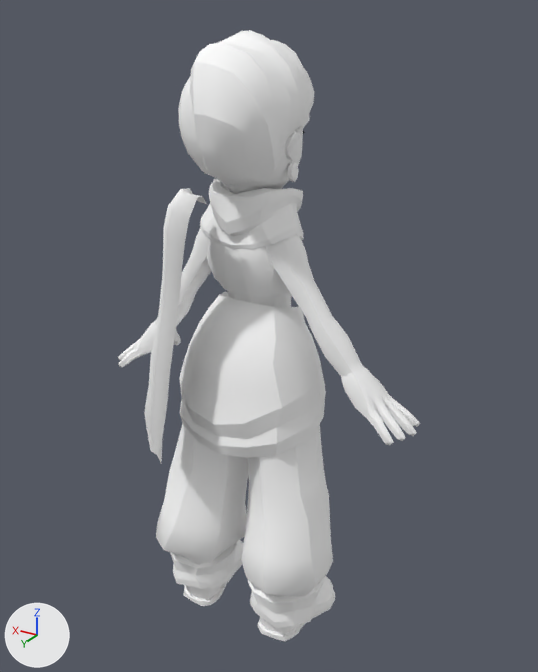
Renders of the FBX model Assets/Models/Charactors/Character.fbx from each side of a commit.
One viewpoint serves both versions: a camera (50 mm lens) standing at (-0.925, 1.399, 1.562) and looking at (-0.053, -0.056, 0.834). Lighting does not change. The marker at lower left points along +X, +Y and +Z. Where no turn or scale is listed for an object, it has been applied to the vertices.

In view in the first picture: 'Muffler01', 'character_Dummy'.
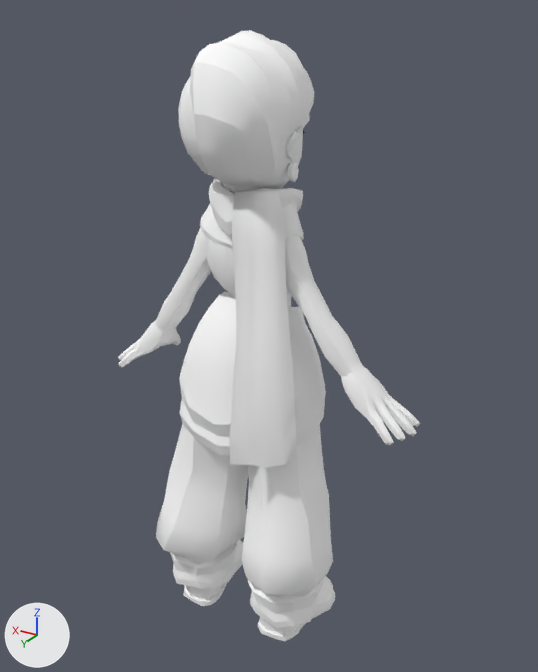
Commit message: 수정) 머플러 방향전환

Location of each change, [x1, y1, x2, y2] in pixels of the pictures (538 x 672 px):
'Muffler01', moved, turned, rescaled
    before: [144, 188, 207, 463]
    after: [230, 190, 297, 468]

The change in detail:
Object 'Muffler01' (ob_muffler01) moves from (0.0, 0.083, 0.0) to (0.0, 0.0, 0.0).
Object 'Muffler01' (ob_muffler01) turns from (0, 0, 0) to (180, 0, 0) degrees about x, y and z.
Object 'Muffler01' (ob_muffler01) is rescaled from (0.01, 0.01, 0.01) to (-0.01, -0.01, -0.01).
